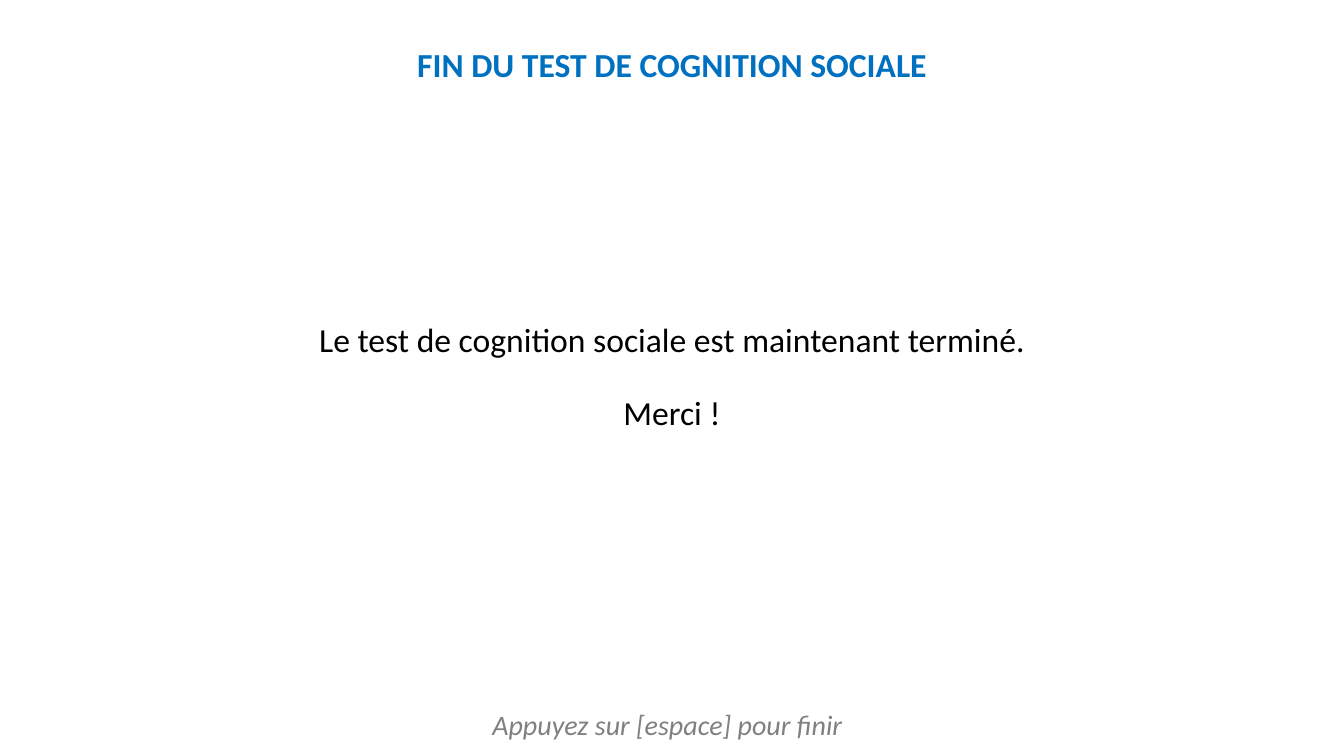
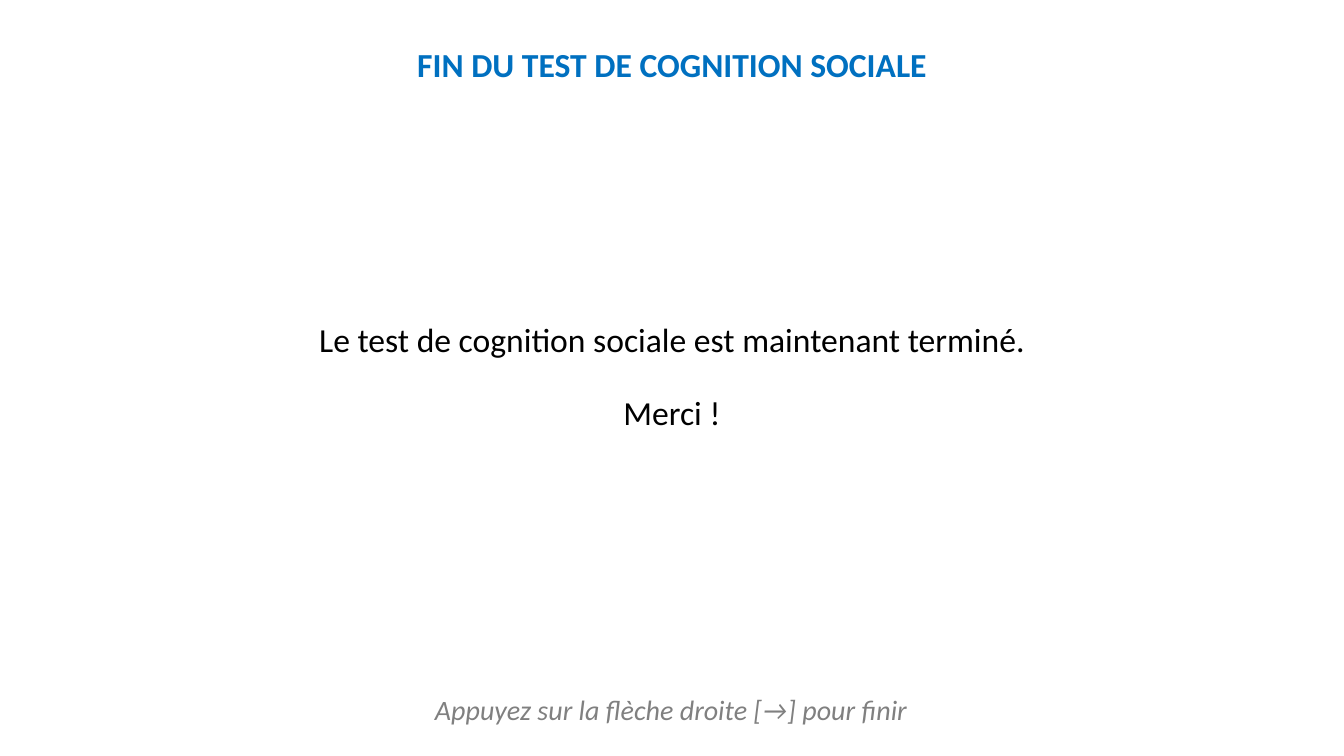
Before and after one commit to MBB-team/Online_Testing, a slide deck: slide 17 of src/mod_DPD_task/stimuli/instructions/instructionsDPD.pptx. Drawn at 1344x756 pixels with LibreOffice and Linux fonts; fonts in the diff are those of the drawing. Boxes give left, top, right and bottom in pixels: in the first picture for what was removed or moved away, otherwise in the second. Text is boxed around its words. In the diff, an @@ line names an element or a change of style, - is before the commit and + after.

```diff
--- a/src/mod_DPD_task/stimuli/instructions/instructionsDPD.pptx
+++ b/src/mod_DPD_task/stimuli/instructions/instructionsDPD.pptx
@@ text at bbox=[435, 700, 907, 725]: text changed @@
-Appuyez sur [espace] pour finir
+Appuyez sur la flèche droite [→] pour finir
```
Also in this commit, not shown: 2 other files.
